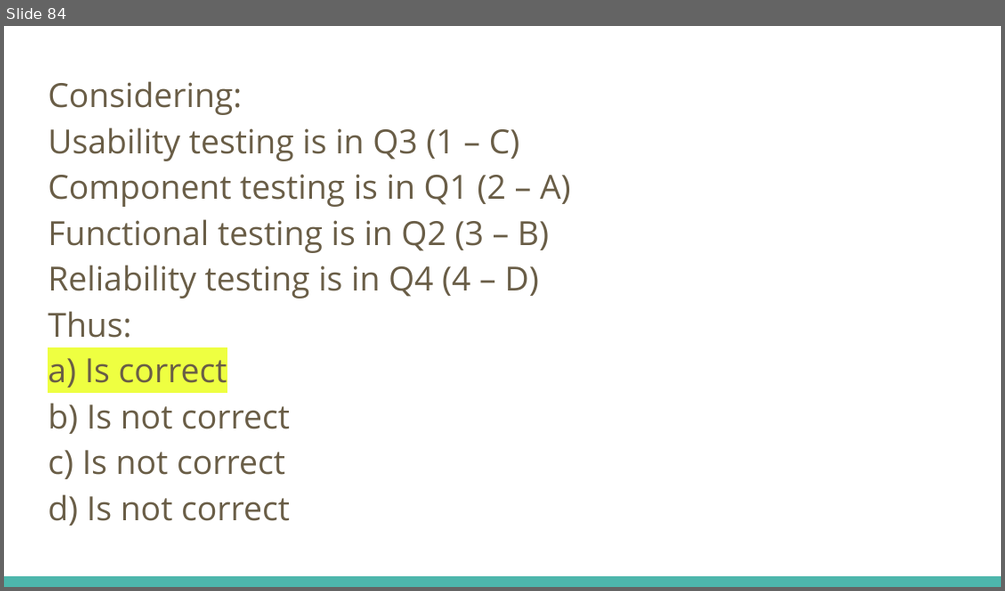
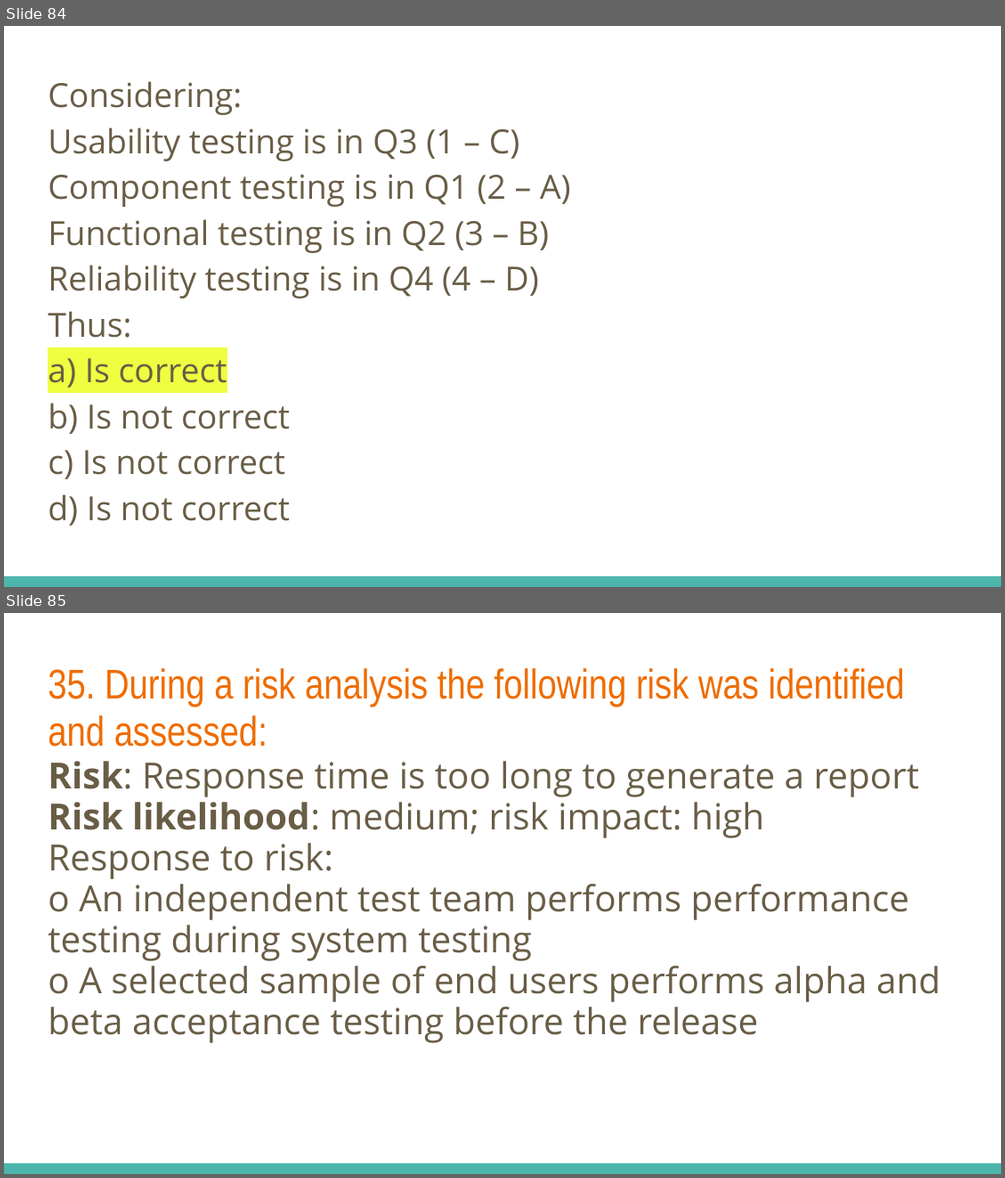
Before and after one commit to fawadmalik/istqb, a slide deck: ISTQB Foundation Level Preparation.pptx. Shown one above the other, each under a label of ours: slide 84 before the commit, slides 84 and 85 after it. The pictures are 1005x591 and 1005x1178 pixels, drawn with LibreOffice and Linux fonts; fonts in the diff are those of the drawing. Boxes give left, top, right and bottom in pixels: in the first picture for what was removed or moved away, otherwise in the second. Text is boxed around its words. In the diff, an @@ line names an element or a change of style, - is before the commit and + after.

```diff
--- a/ISTQB Foundation Level Preparation.pptx
+++ b/ISTQB Foundation Level Preparation.pptx
@@ slide 85 added at (4,613,1001,1174), background #FFFFFF; not listed: 1 template element that a slide beside it also shows @@
@@ text added at (48,668,940,1043), 26 pt, text #695D46 @@
+35. During a risk analysis the following risk was identified and assessed:
+Risk: Response time is too long to generate a report
+Risk likelihood: medium; risk impact: high
+Response to risk:
+o An independent test team performs performance testing during system testing
+o A selected sample of end users performs alpha and beta acceptance testing before the release
```
Also in this commit, not shown: 1 slide changed, 4 other slides added.
